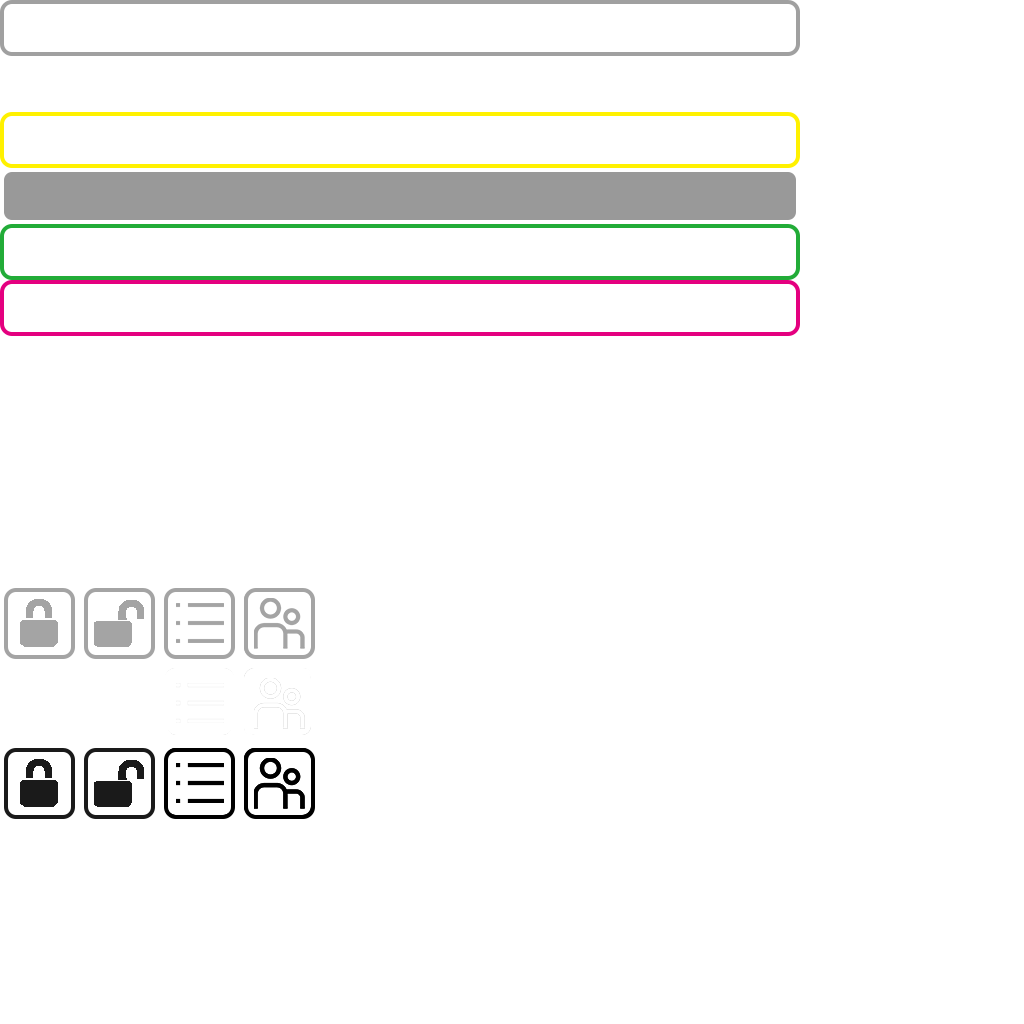
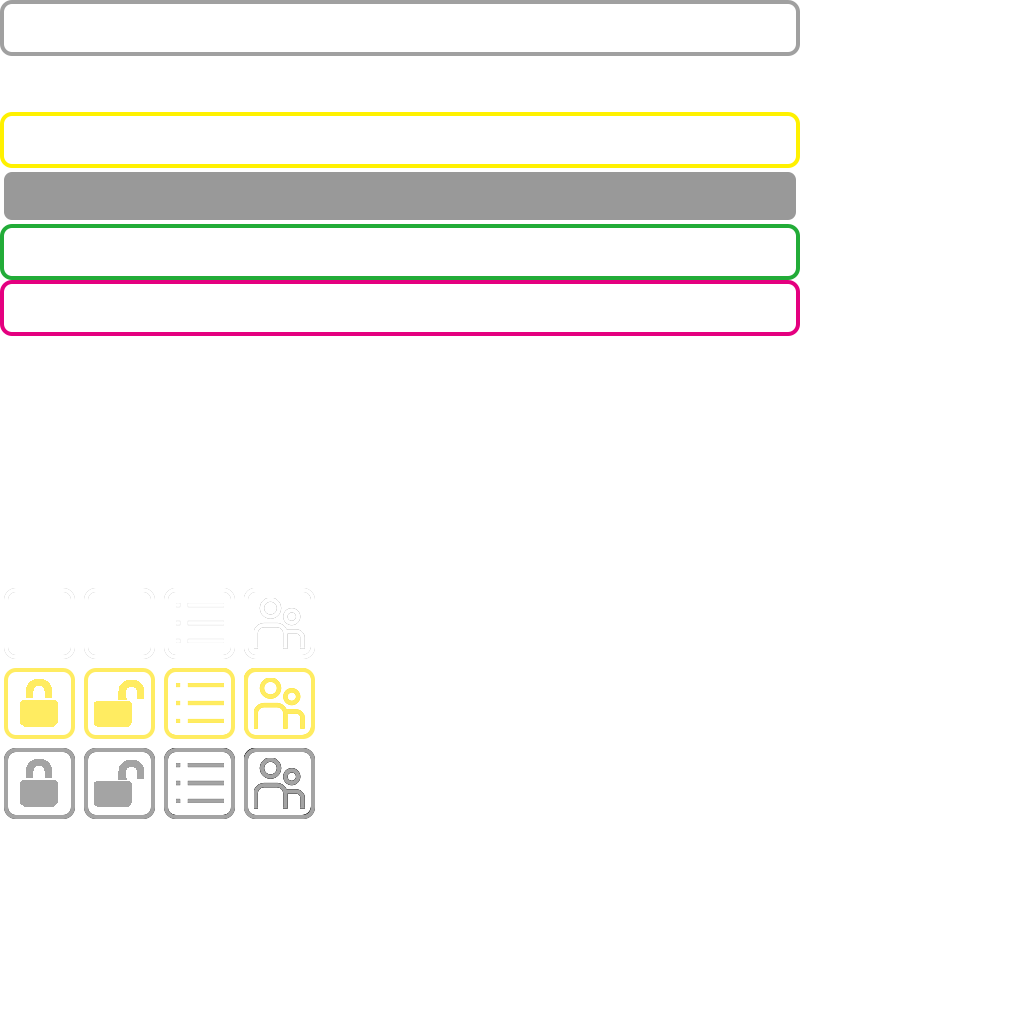
The second 1024x1024 image is a revision of the first. Changes to its layers:
painted on "按钮" over [left=4, top=588, right=315, bottom=819]
